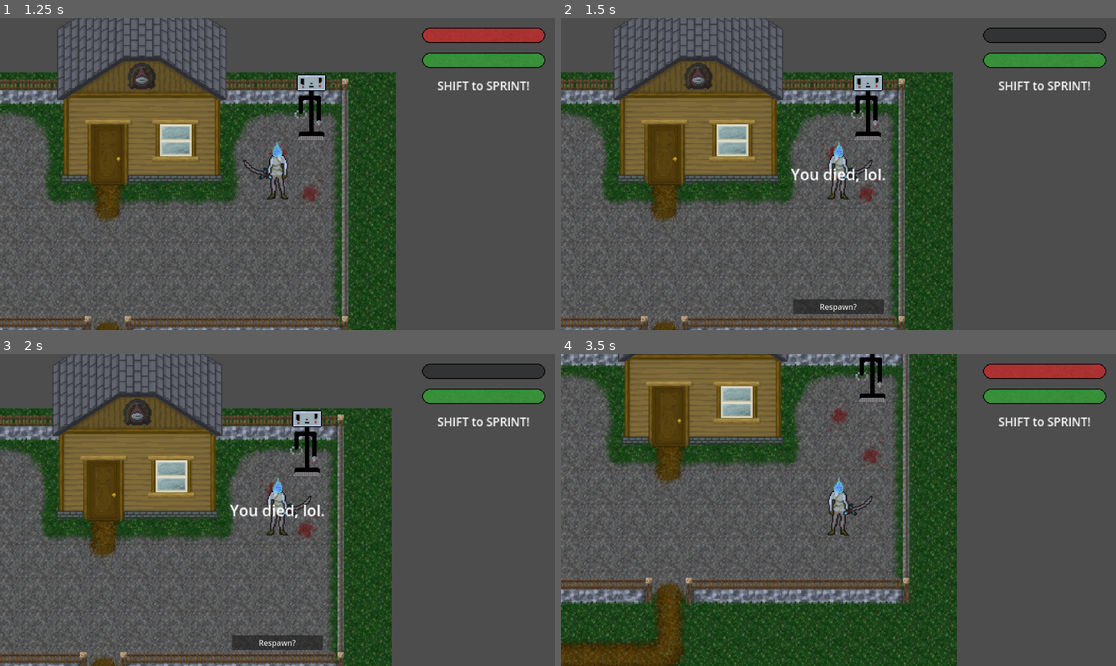
Above: before the commit, frames 1-4 (two rows, left to right).
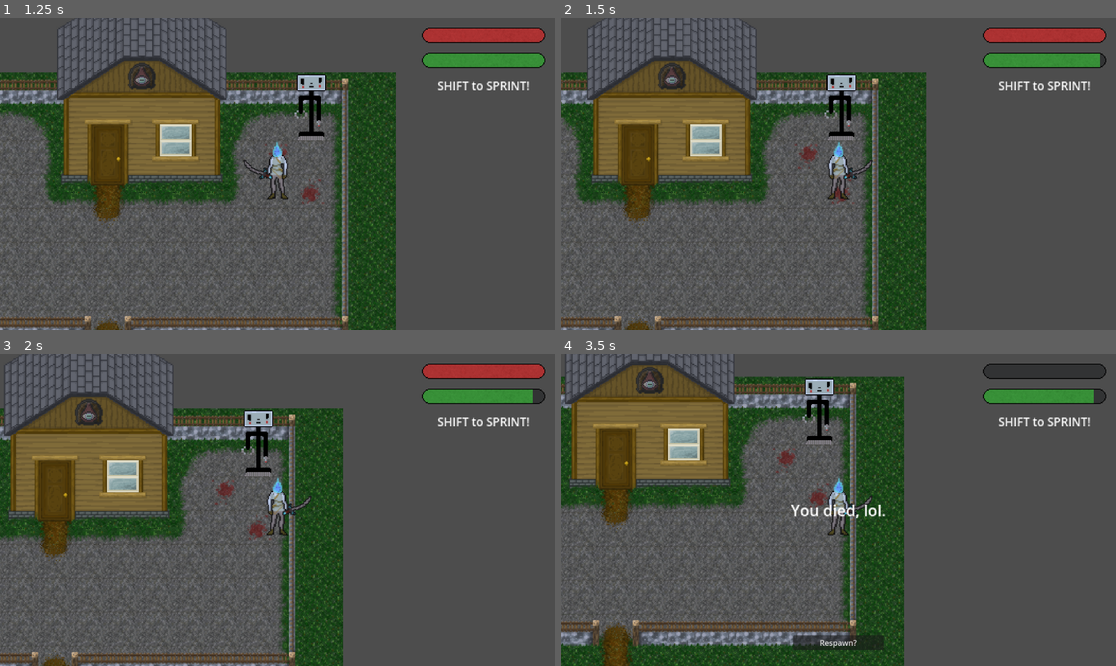
Above: after the commit, the same moments.

Repository: DropTheMag/Eldritch
Game: Godot game, scene res://Menus/MainMenu/MainMenu.tscn
Same seed, same stepped clock (60 frames per second), same inputs: the game is played once before the commit and once after it.
Inputs (mouse positions are in pixels of both pictures, inside the frame that each line leads up to):
- Up to frame 1 (1.25 s): click "New Game" at 0.5 s
- Up to frame 2 (1.5 s): tap Enter at 1.25 s; hold Right (ui_right) from 1.28 s (still down); hold Shift (shift) from 1.28 s (still down)
- Up to frame 3 (2 s): keep holding Right (ui_right); keep holding Shift (shift); tap E (ui_e, bound only before the commit) at 1.55 s
- Up to frame 4 (3.5 s): release Right (ui_right) at 2 s; release Shift (shift) at 2 s; click (838, 644) at 2 s, where only the run before the commit has a clickable "Respawn?"; tap Space at 2.75 s; hold Down (ui_down) from 2.78 s (still down); tap E (ui_e, bound only before the commit) at 2.85 s; tap K (k, bound only after the commit) at 3.05 s

Frame 1 is identical in both runs. In frame 2, 29% of the frame differs, in the area x 0-99%, y 0-100%; in frame 3, 37%; in frame 4, 50%.

Commit message:
Updated kill button to K

Diff:
--- a/Player/Player.gd
+++ b/Player/Player.gd
@@ -44,7 +44,8 @@
 			dialogue_ui.close_dialogue()
 			dialogue_ui.reset_dialogue_timer()
 
-	if Input.is_action_just_pressed("shift"):
+	# Kill player test
+	if Input.is_action_just_pressed("k"):
 		health = 0
 
 # Check if player enters dialog initiator, if so, show/set dialog and reset previous timer (if running)
--- a/project.godot
+++ b/project.godot
@@ -53,7 +53,7 @@
 , Object(InputEventKey,"resource_local_to_scene":false,"resource_name":"","device":-1,"window_id":0,"alt_pressed":false,"shift_pressed":false,"ctrl_pressed":false,"meta_pressed":false,"pressed":false,"keycode":0,"physical_keycode":83,"key_label":0,"unicode":115,"echo":false,"script":null)
 ]
 }
-ui_e={
+e={
 "deadzone": 0.5,
 "events": [Object(InputEventKey,"resource_local_to_scene":false,"resource_name":"","device":-1,"window_id":0,"alt_press …(181 unchanged characters)…
 ]
@@ -61,6 +61,11 @@
 shift={
 "deadzone": 0.5,
 "events": [Object(InputEventKey,"resource_local_to_scene":false,"resource_name":"","device":0,"window_id":0,"alt_presse …(181 unchanged characters)…
+]
+}
+k={
+"deadzone": 0.5,
+"events": [Object(InputEventKey,"resource_local_to_scene":false,"resource_name":"","device":-1,"window_id":0,"alt_pressed":false,"shift_pressed":false,"ctrl_pressed":false,"meta_pressed":false,"pressed":false,"keycode":75,"physical_keycode":0,"key_label":0,"unicode":107,"echo":false,"script":null)
 ]
 }
 
